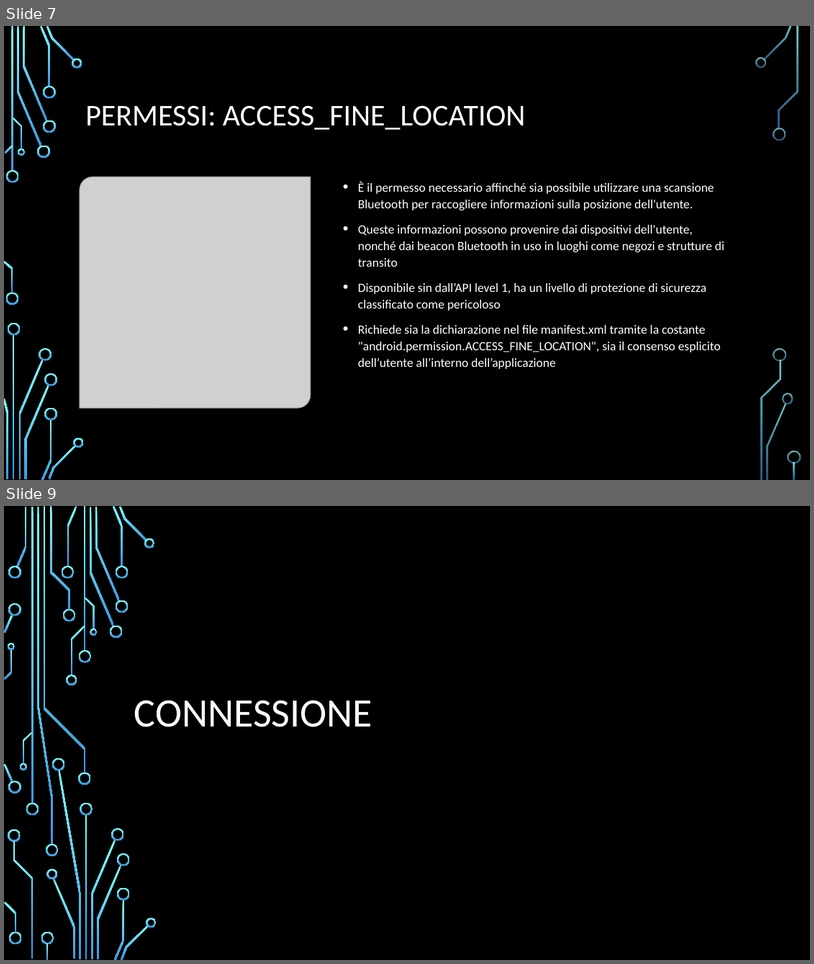
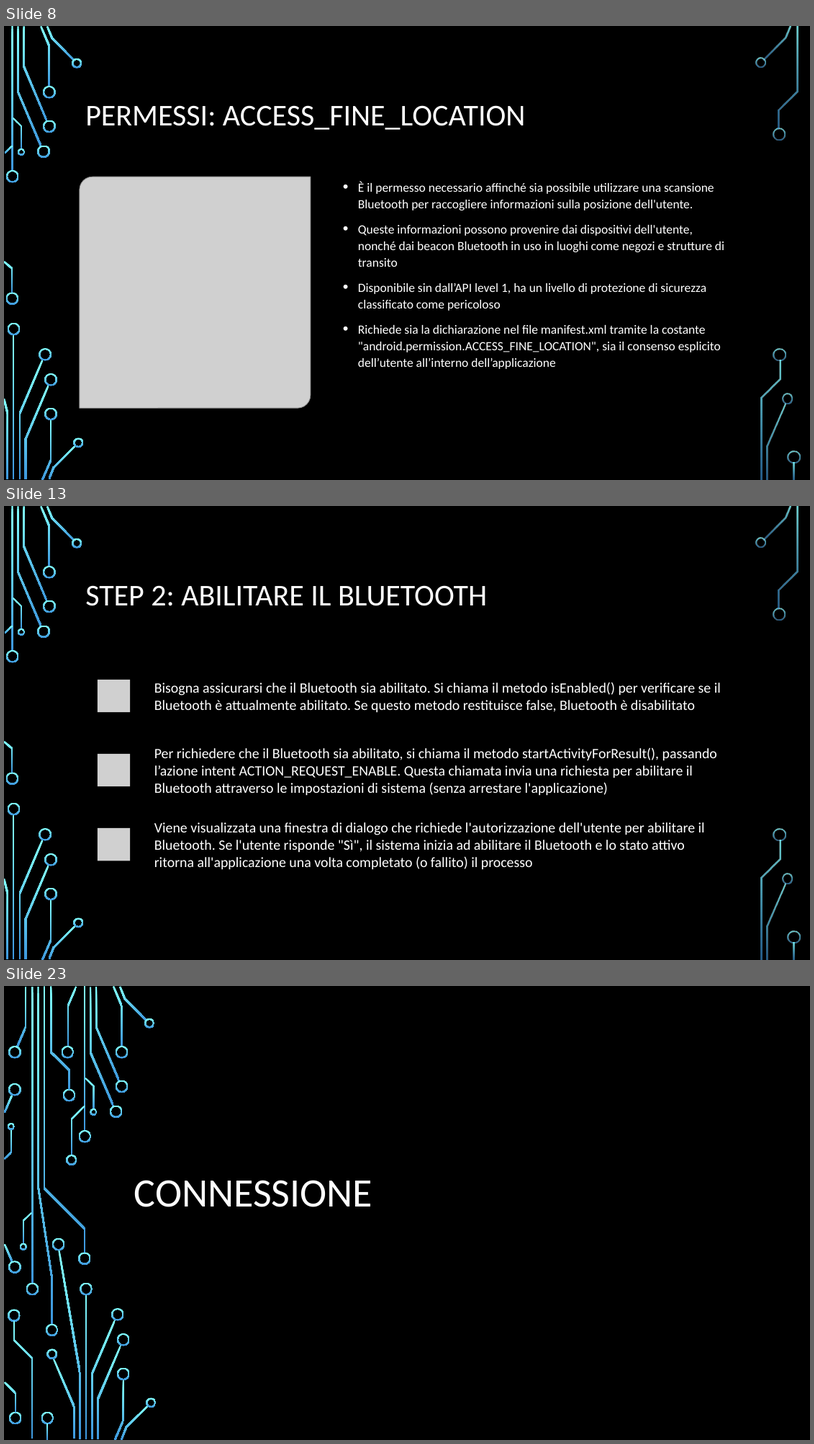
Before and after one commit to FNX-hub/ProgettoMP, a slide deck: Bluetooth.pptx. Shown one above the other, each under a label of ours: slides 7 and 9 before the commit, slides 8, 13 and 23 after it; the slides between them are not shown. The pictures are 814x964 and 814x1444 pixels, drawn with LibreOffice and Linux fonts; fonts in the diff are those of the drawing; grey boxes stand for pictures; background and template pictures are left out. Boxes give left, top, right and bottom in pixels: in the first picture for what was removed or moved away, otherwise in the second. Text is boxed around its words. In the diff, an @@ line names an element or a change of style, - is before the commit and + after.

```diff
--- a/Bluetooth.pptx
+++ b/Bluetooth.pptx
@@ slide 13 added at <box>4,506,810,960</box>, background picture (left out); not listed: 36 template elements that a slide beside it also shows @@
@@ title added at <box>85,585,487,606</box>, 36 pt, text #FFFFFF @@
+STEP 2: ABILITARE IL BLUETOOTH
@@ group added at <box>80,667,735,874</box>: 3 rounded rectangles, 3 pictures, 3 texts @@
+Bisogna assicurarsi che il Bluetooth sia abilitato. Si chiama il metodo isEnabled() per verificare se il Bluetooth è attualmente abilitato. Se questo metodo restituisce false, Bluetooth è disabilitato
+Per richiedere che il Bluetooth sia abilitato, si chiama il metodo startActivityForResult(), passando l’azione intent ACTION_REQUEST_ENABLE. Questa chiamata invia una richiesta per abilitare il Bluetooth attraverso le impostazioni di sistema (senza arrestare l'applicazione)
+Viene visualizzata una finestra di dialogo che richiede l'autorizzazione dell'utente per abilitare il Bluetooth. Se l'utente risponde "Sì", il sistema inizia ad abilitare il Bluetooth e lo stato attivo ritorna all'applicazione una volta completato (o fallito) il processo
@@ what was slide 7 is now slide 8 @@
@@ what was slide 9 is now slide 23 @@
```
Also in this commit, not shown: 7 slides changed, 13 other slides added, 1 slide removed.
